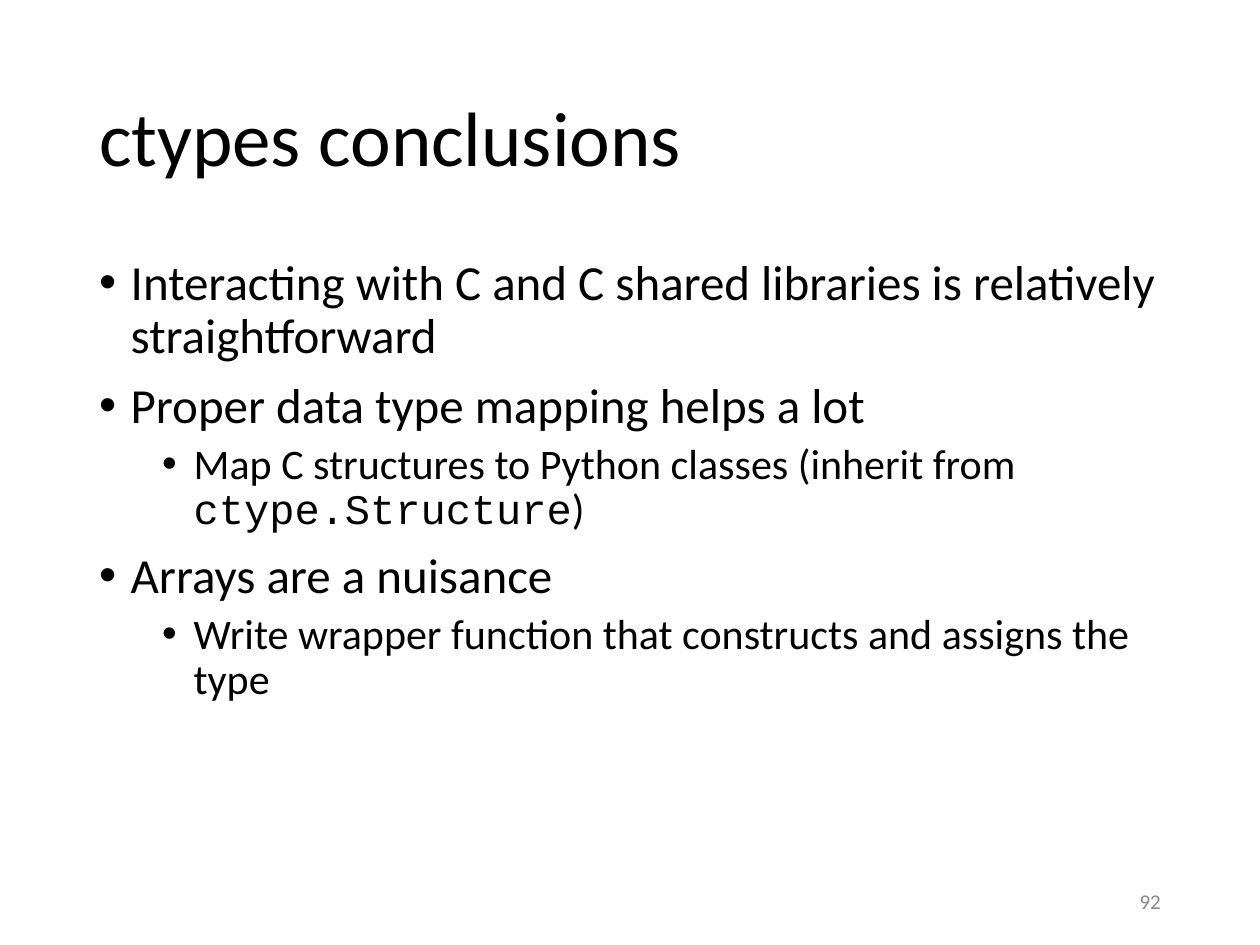
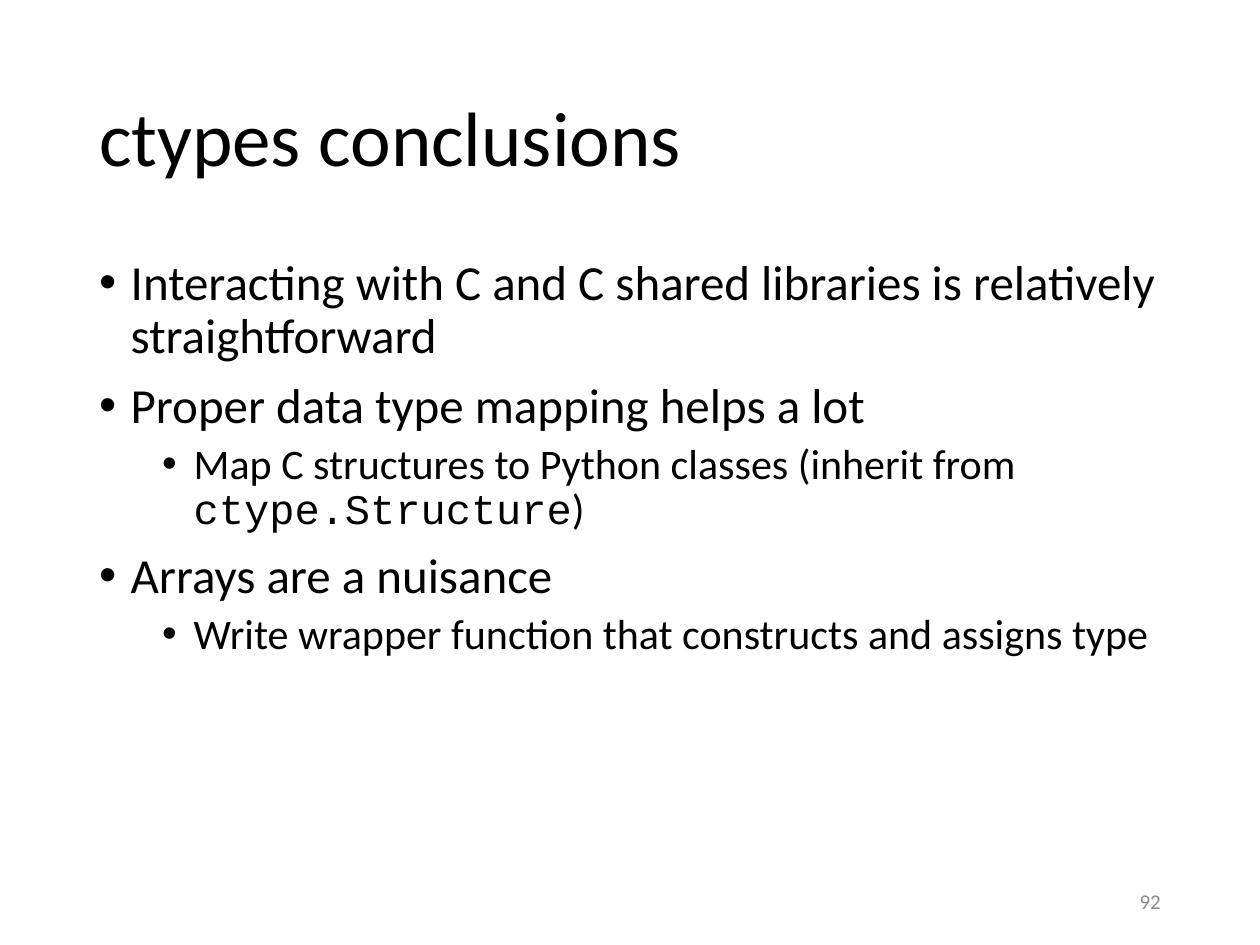
Before and after one commit to gjbex/training-material, a slide deck: slide 92 of Python/python_hpc.pptx. Drawn at 1260x945 pixels with LibreOffice and Linux fonts; fonts in the diff are those of the drawing. Boxes give left, top, right and bottom in pixels: in the first picture for what was removed or moved away, otherwise in the second. Text is boxed around its words. In the diff, an @@ line names an element or a change of style, - is before the commit and + after.

Commit message:
Fix typos

```diff
--- a/Python/python_hpc.pptx
+++ b/Python/python_hpc.pptx
@@ text at (194,619,1148,657): text changed @@
-  • Write wrapper function that constructs and assigns the type
+  • Write wrapper function that constructs and assigns type
```
Also in this commit, not shown: 3 other slides changed.
